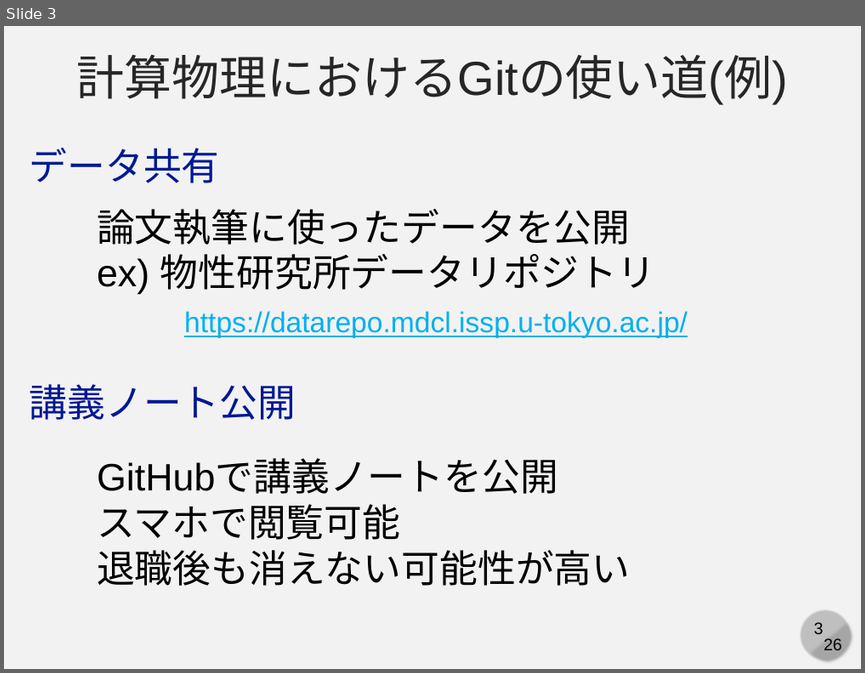
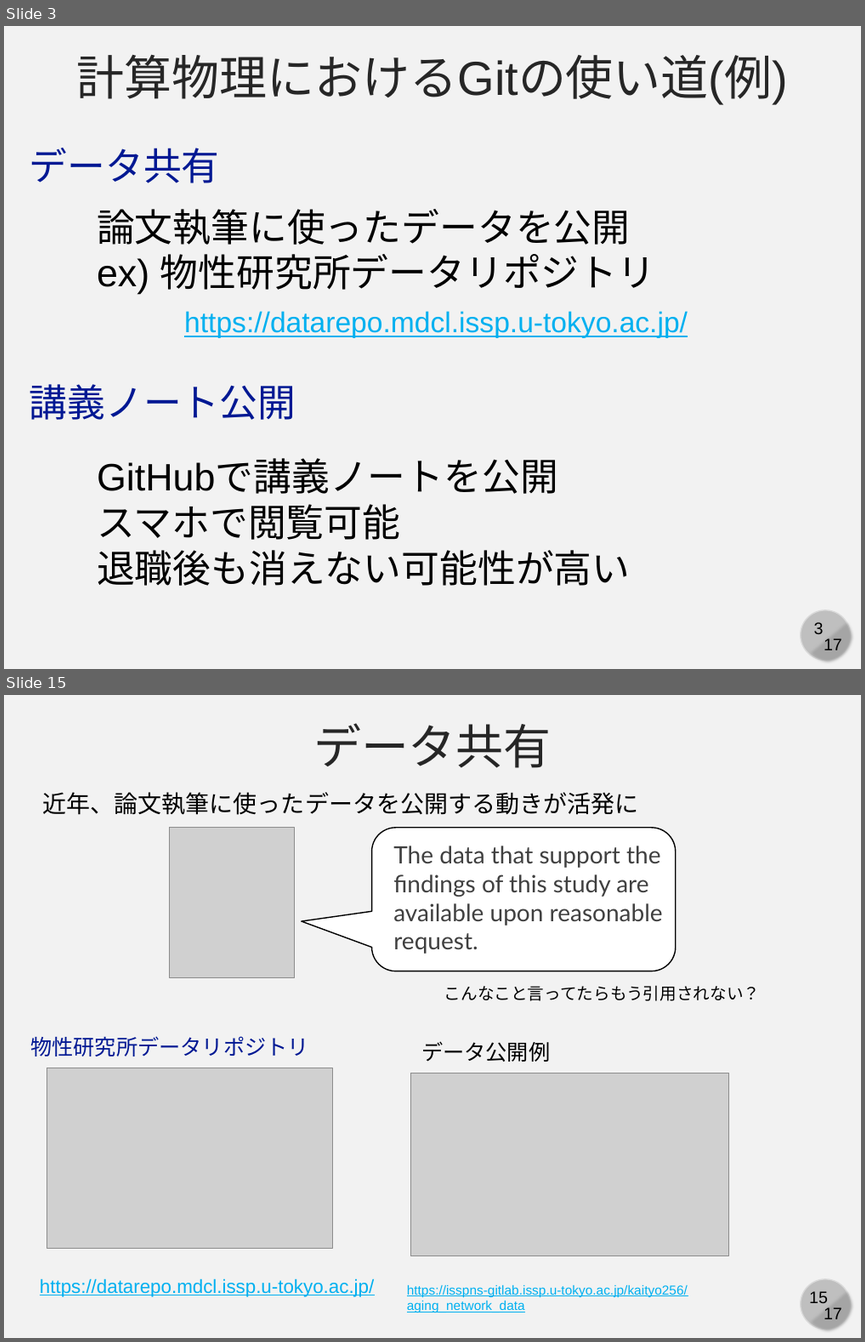
Before and after one commit to cpss2026-git/cpss2026-git.github.io, a slide deck: 01-lecture-git-basic/slides/01-c-compphys.pptx. Shown one above the other, each under a label of ours: slide 3 before the commit, slides 3 and 15 after it; the slides between them are not shown. The pictures are 865x673 and 865x1342 pixels, drawn with LibreOffice and Linux fonts; fonts in the diff are those of the drawing; grey boxes stand for pictures. Boxes give left, top, right and bottom in pixels: in the first picture for what was removed or moved away, otherwise in the second. Text is boxed around its words. In the diff, an @@ line names an element or a change of style, - is before the commit and + after.

```diff
--- a/01-lecture-git-basic/slides/01-c-compphys.pptx
+++ b/01-lecture-git-basic/slides/01-c-compphys.pptx
@@ slide 15 added at [4,695,861,1338], background #F2F2F2; not listed: 4 template elements that a slide beside it also shows @@
@@ text added at [313,723,551,768], 40 pt, text #262626 @@
+データ共有
@@ text added at [43,792,639,815], 20 pt, text #000000 @@
+近年、論文執筆に使ったデータを公開する動きが活発に
@@ picture added at [170,828,295,978] @@
@@ rounded speech box added at [371,828,675,972], fill #FFFFFF, outline #000000 1 pt @@
@@ text added at [393,845,663,953], 20 pt, text #404040 @@
+The data that support the findings of this study are available upon reasonable request.
@@ text added at [444,985,760,1001], 14 pt, text #000000 @@
+こんなこと言ってたらもう引用されない？
@@ text added at [30,1036,309,1056], 18 pt, text #011893 @@
+物性研究所データリポジトリ
@@ text added at [421,1041,550,1061], 18 pt, text #000000 @@
+データ公開例
@@ picture added at [46,1067,332,1247] @@
@@ picture added at [411,1073,729,1255] @@
@@ text added at [40,1278,374,1297], 16 pt, text #00B0F0, underline @@
+https://datarepo.mdcl.issp.u-tokyo.ac.jp/
@@ text added at [407,1285,687,1312], 11 pt, text #00B0F0, underline @@
+https://isspns-gitlab.issp.u-tokyo.ac.jp/kaityo256/aging_network_data
@@ slide 3 changed as well @@
@@ text at [823,638,842,650]: text changed @@
-26
+17
```
Also in this commit, not shown: 4 other slides changed, 11 other slides added.
